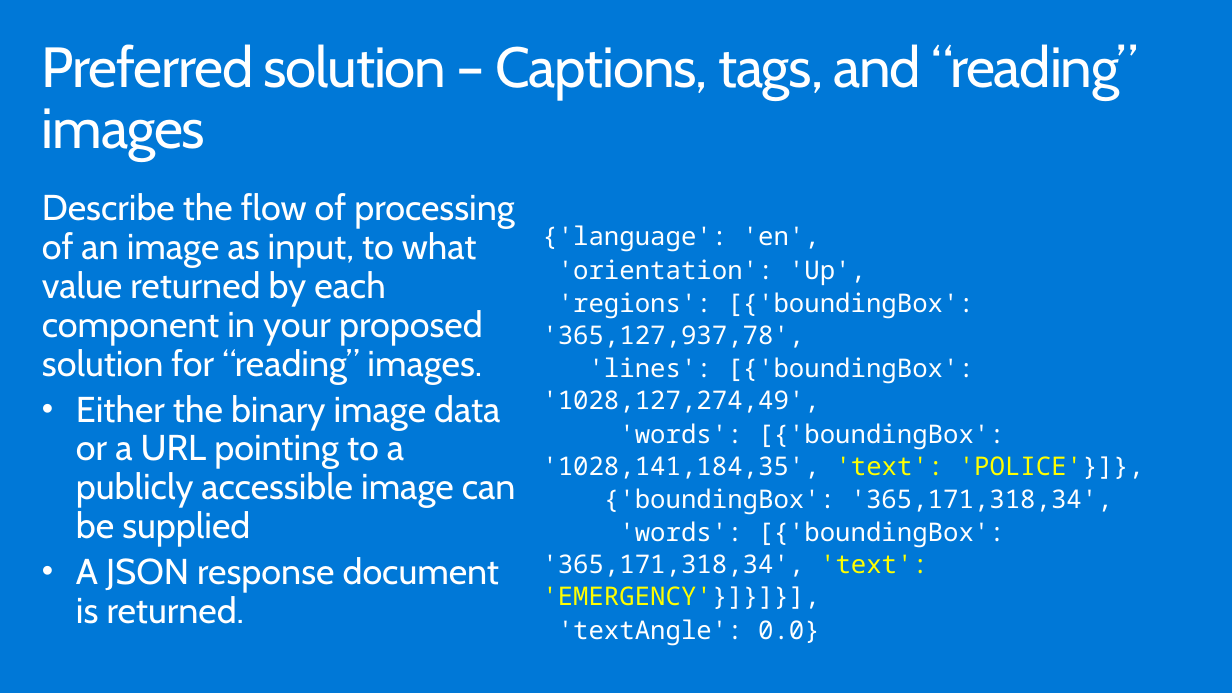
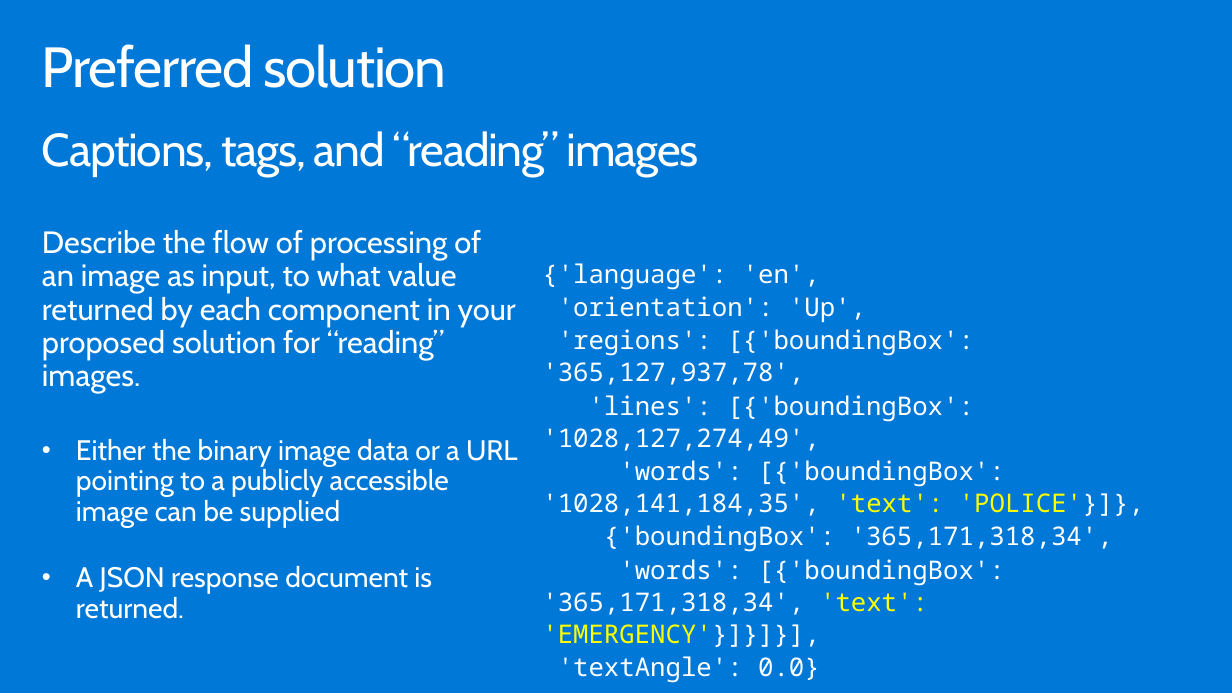
Before and after one commit to nenves/MCW-Cognitive-services-and-deep-learning, a slide deck: slide 27 of Whiteboard design session/WDS trainer presentation - Cognitive Services and deep learning.pptx. Drawn at 1232x693 pixels with LibreOffice and Linux fonts; fonts in the diff are those of the drawing. Boxes give left, top, right and bottom in pixels: in the first picture for what was removed or moved away, otherwise in the second. Text is boxed around its words. In the diff, an @@ line names an element or a change of style, - is before the commit and + after.

```diff
--- a/Whiteboard design session/WDS trainer presentation - Cognitive Services and deep learning.pptx
+++ b/Whiteboard design session/WDS trainer presentation - Cognitive Services and deep learning.pptx
@@ title at (x1=42, y1=44, x2=447, y2=88): text changed @@
-Preferred solution – Captions, tags, and “reading” images
+Preferred solution
@@ text added at (x1=42, y1=131, x2=699, y2=177), 36 pt, text #FFFFFF @@
+Captions, tags, and “reading” images
@@ text "Describe the flow of processing ..." moved from (x1=42, y1=193, x2=516, y2=624) to (x1=42, y1=230, x2=518, y2=619) @@
@@ text "Describe the flow of processing ..." at (x1=42, y1=230, x2=518, y2=619): size 28 to 24 pt in "Describe the flow of processing of an ..."; size 28 to 22 pt in "Either the binary image data or a ...", "A JSON response document is returned."; less space between paragraphs @@
@@ text "{'language': 'en'," moved from (x1=542, y1=225, x2=1144, y2=646) to (x1=542, y1=263, x2=1144, y2=683) @@
```
Also in this commit, not shown: 22 other slides changed.
